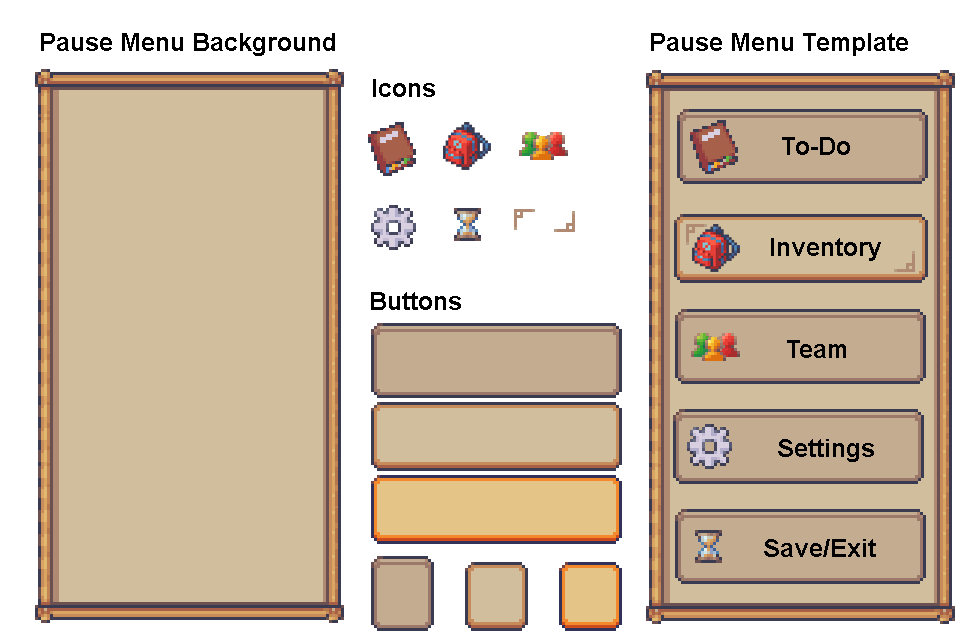
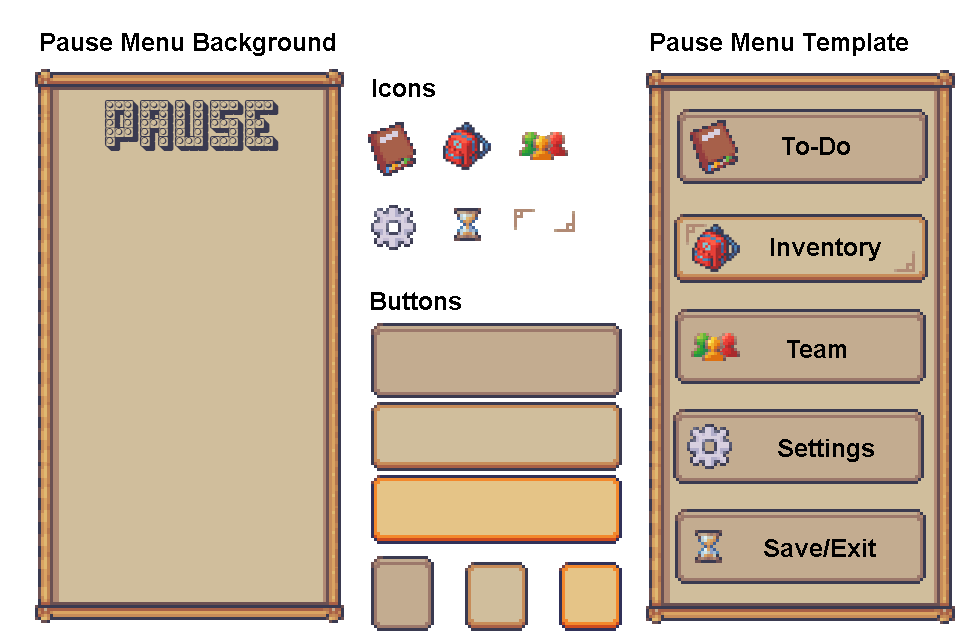
Before/after of a 972x644 layered artwork. What changed in the layer stack:
added layer "PAUSE" above "Layer 251" over [104, 100, 279, 151]
